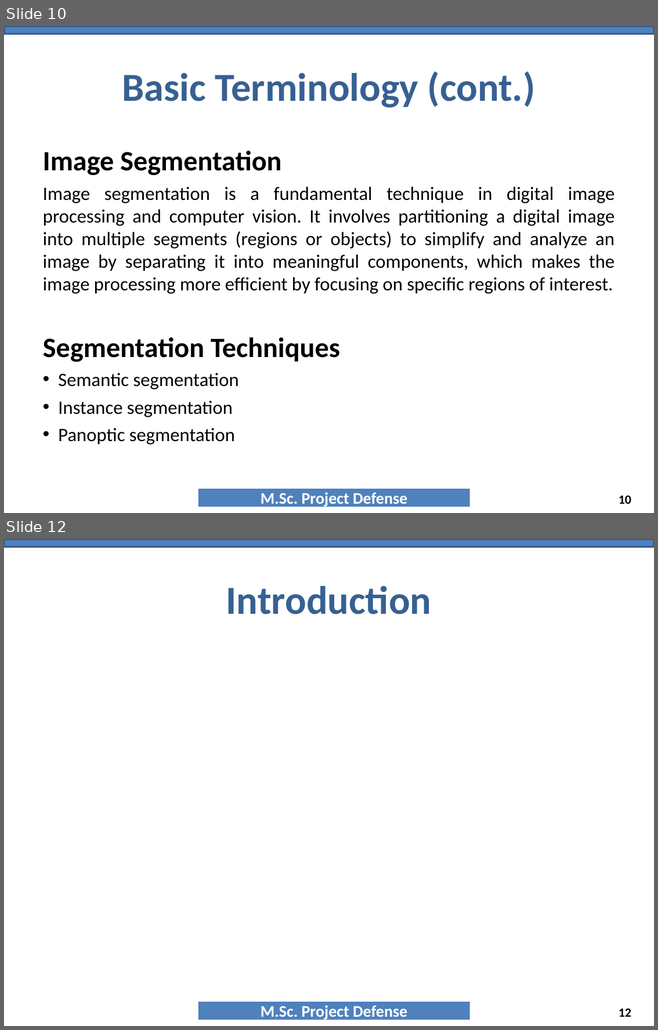
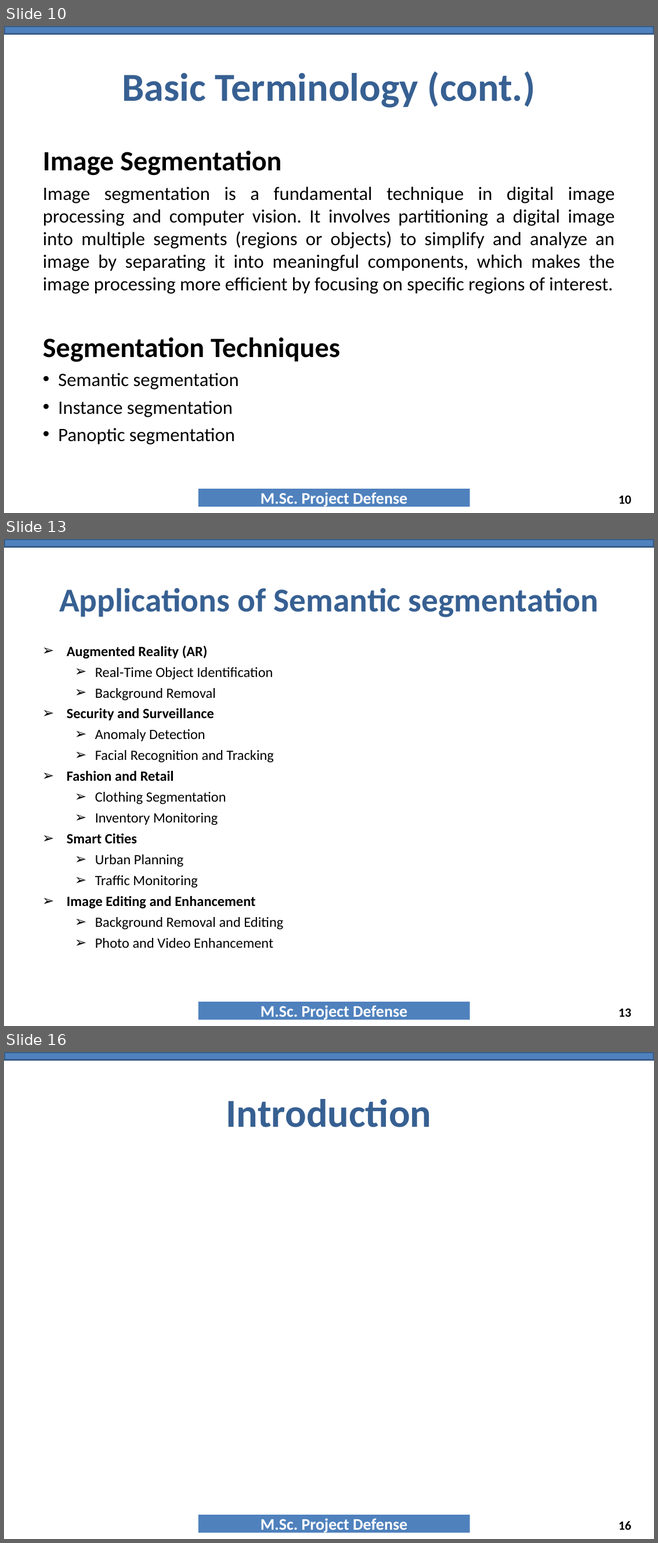
Before and after one commit to NAYANCSE27/msc-project, a slide deck: 9_PresentationTemplate_MscProject_CSE-057443.ppt. Shown one above the other, each under a label of ours: slides 10 and 12 before the commit, slides 10, 13 and 16 after it; the slides between them are not shown. The pictures are 658x1030 and 658x1543 pixels, drawn with LibreOffice and Linux fonts; fonts in the diff are those of the drawing; background and template pictures are left out. Boxes give left, top, right and bottom in pixels: in the first picture for what was removed or moved away, otherwise in the second. Text is boxed around its words. In the diff, an @@ line names an element or a change of style, - is before the commit and + after.

```diff
--- a/9_PresentationTemplate_MscProject_CSE-057443.ppt
+++ b/9_PresentationTemplate_MscProject_CSE-057443.ppt
@@ slide 13 added at (4, 539, 654, 1026), background #FFFFFF; not listed: 2 template elements that a slide beside it also shows @@
@@ title added at (59, 588, 598, 617), 37 pt, text #376092, bold @@
+Applications of Semantic segmentation
@@ text added at (67, 646, 283, 948), 15.7 pt, text #000000 @@
+➢ Augmented Reality (AR)
+  ➢ Real-Time Object Identification
+  ➢ Background Removal
+➢ Security and Surveillance
+  ➢ Anomaly Detection
+  ➢ Facial Recognition and Tracking
+➢ Fashion and Retail
+  ➢ Clothing Segmentation
+  ➢ Inventory Monitoring
+➢ Smart Cities
+  ➢ Urban Planning
+  ➢ Traffic Monitoring
+➢ Image Editing and Enhancement
+  ➢ Background Removal and Editing
+  ➢ Photo and Video Enhancement
@@ page number added at (618, 1008, 631, 1017), 14 pt, text #000000, bold @@
+13
@@ what was slide 12 is now slide 16 @@
@@ page number at (618, 1521, 631, 1530): text changed @@
-12
+16
```
Also in this commit, not shown: 4 other slides added, 2 slides removed.
